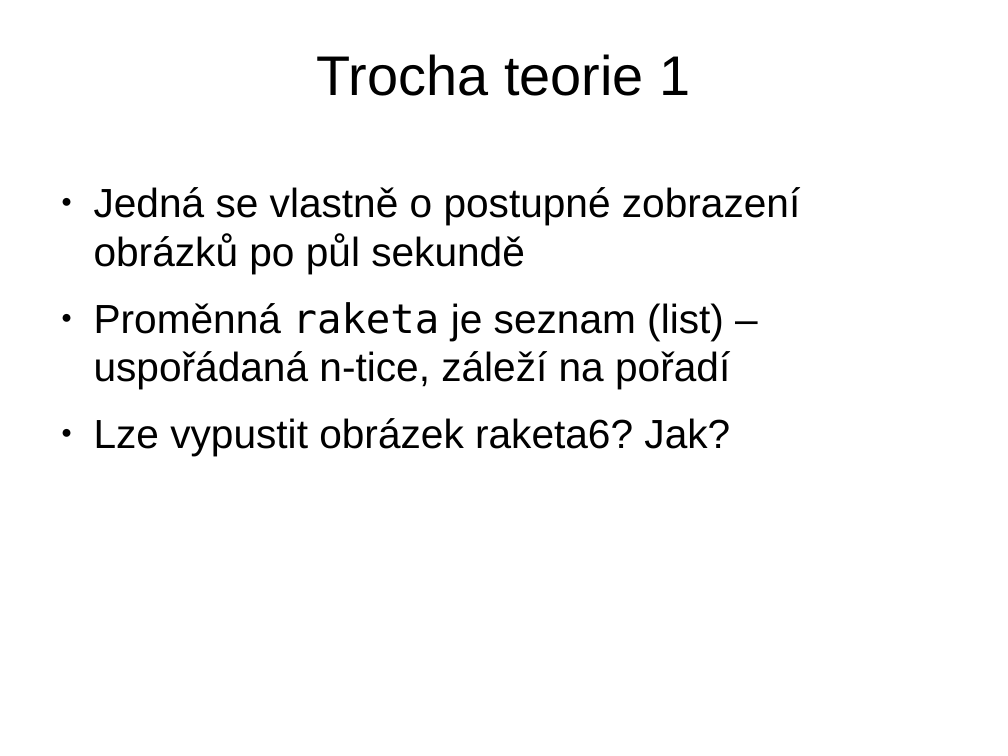
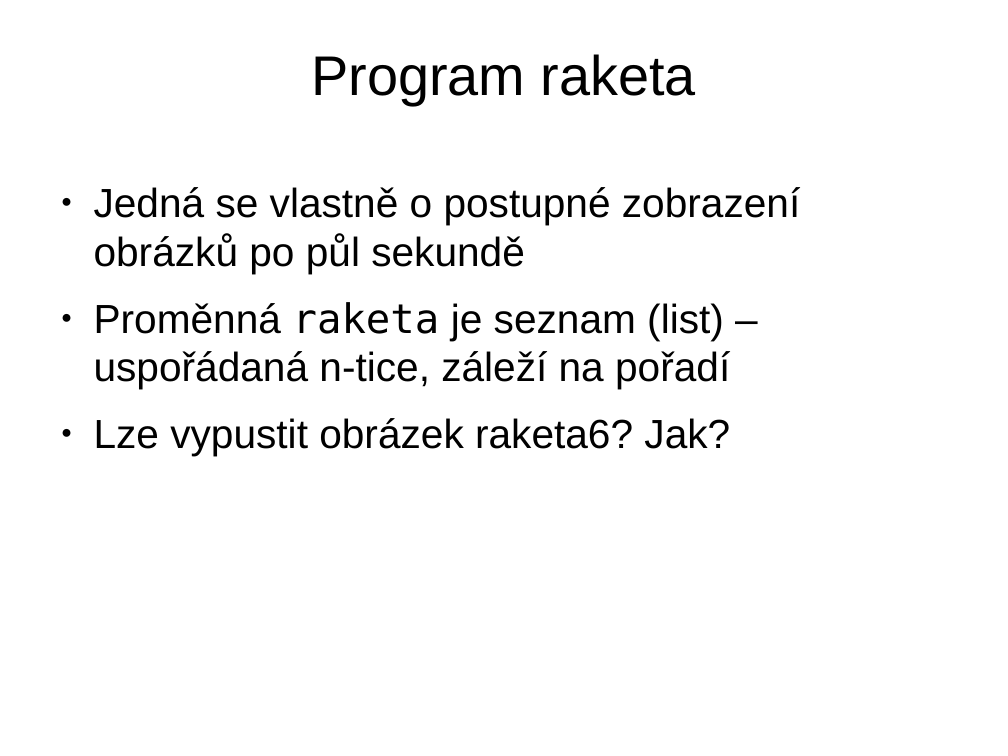
Before and after one commit to jipech/PRIM-microbit, a slide deck: slide 2 of 01-LED/01_Pro_ucitele/Prezentace/14-obrazky.pptx (slide 5 before the commit). Drawn at 1008x756 pixels with LibreOffice and Linux fonts; fonts in the diff are those of the drawing; background and template pictures are left out. Boxes give left, top, right and bottom in pixels: in the first picture for what was removed or moved away, otherwise in the second. Text is boxed around its words. In the diff, an @@ line names an element or a change of style, - is before the commit and + after.

```diff
--- a/01-LED/01_Pro_ucitele/Prezentace/14-obrazky.pptx
+++ b/01-LED/01_Pro_ucitele/Prezentace/14-obrazky.pptx
@@ text at (311, 54, 696, 104): text changed @@
-Trocha teorie 1
+Program raketa
```
Also in this commit, not shown: 3 other slides changed, 3 slides removed, 42 other files.
